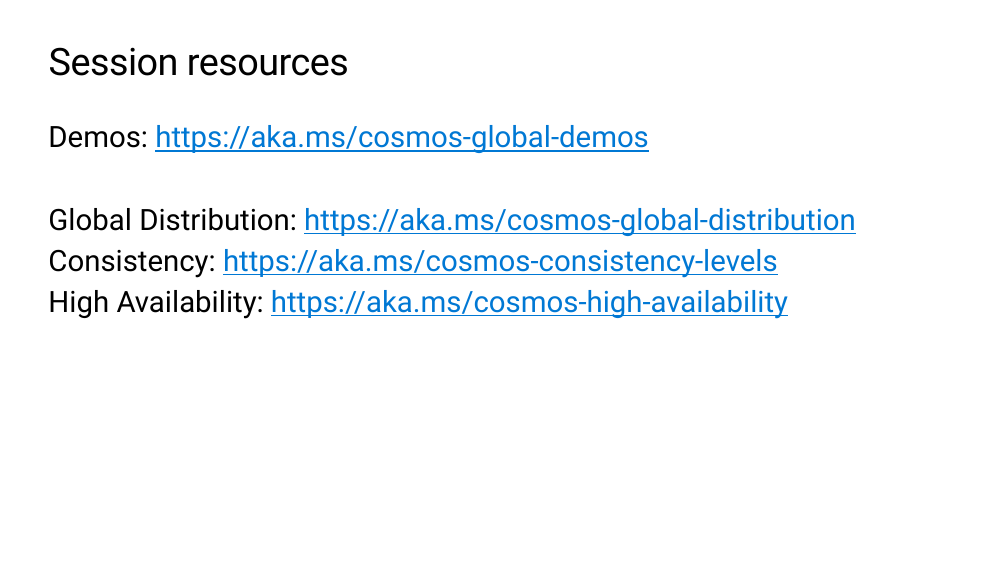
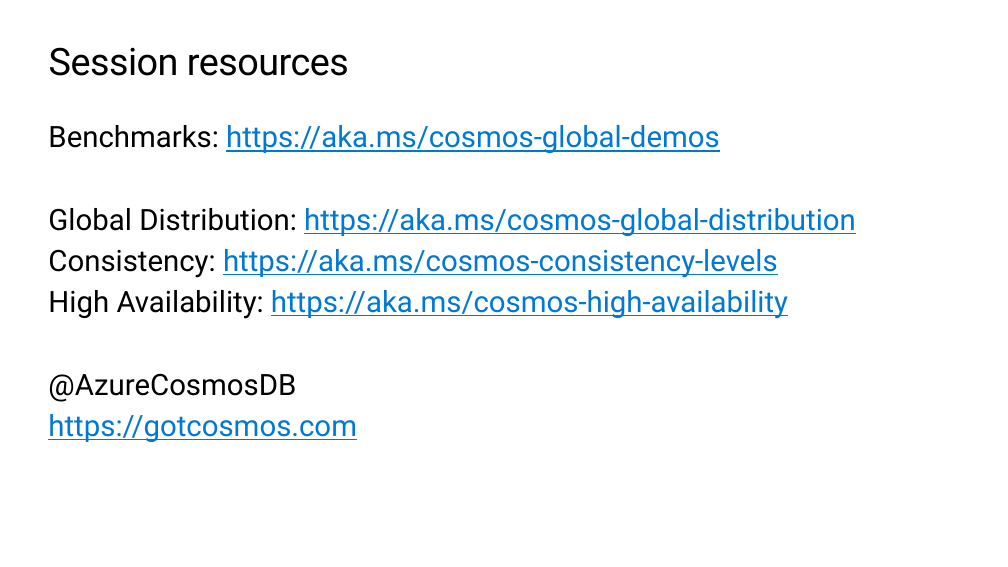
Before and after one commit to markjbrown/cosmos-global-distribution-demos, a slide deck: slide 35 of CosmosGlobalDistDemos/High-perf-apps-CosmosDB.pptx (slide 43 before the commit). Drawn at 1008x567 pixels with LibreOffice and Linux fonts; fonts in the diff are those of the drawing; background and template pictures are left out. Boxes give left, top, right and bottom in pixels: in the first picture for what was removed or moved away, otherwise in the second. Text is boxed around its words. In the diff, an @@ line names an element or a change of style, - is before the commit and + after.

```diff
--- a/CosmosGlobalDistDemos/High-perf-apps-CosmosDB.pptx
+++ b/CosmosGlobalDistDemos/High-perf-apps-CosmosDB.pptx
@@ text at [48,125,720,153]: text changed @@
-Demos: https://aka.ms/cosmos-global-demos
+Benchmarks: https://aka.ms/cosmos-global-demos
@@ text at [48,373,357,442]: paragraphs added @@
+@AzureCosmosDB
+https://gotcosmos.com
```
Also in this commit, not shown: 10 other slides changed, 7 slides added, 15 slides removed.
